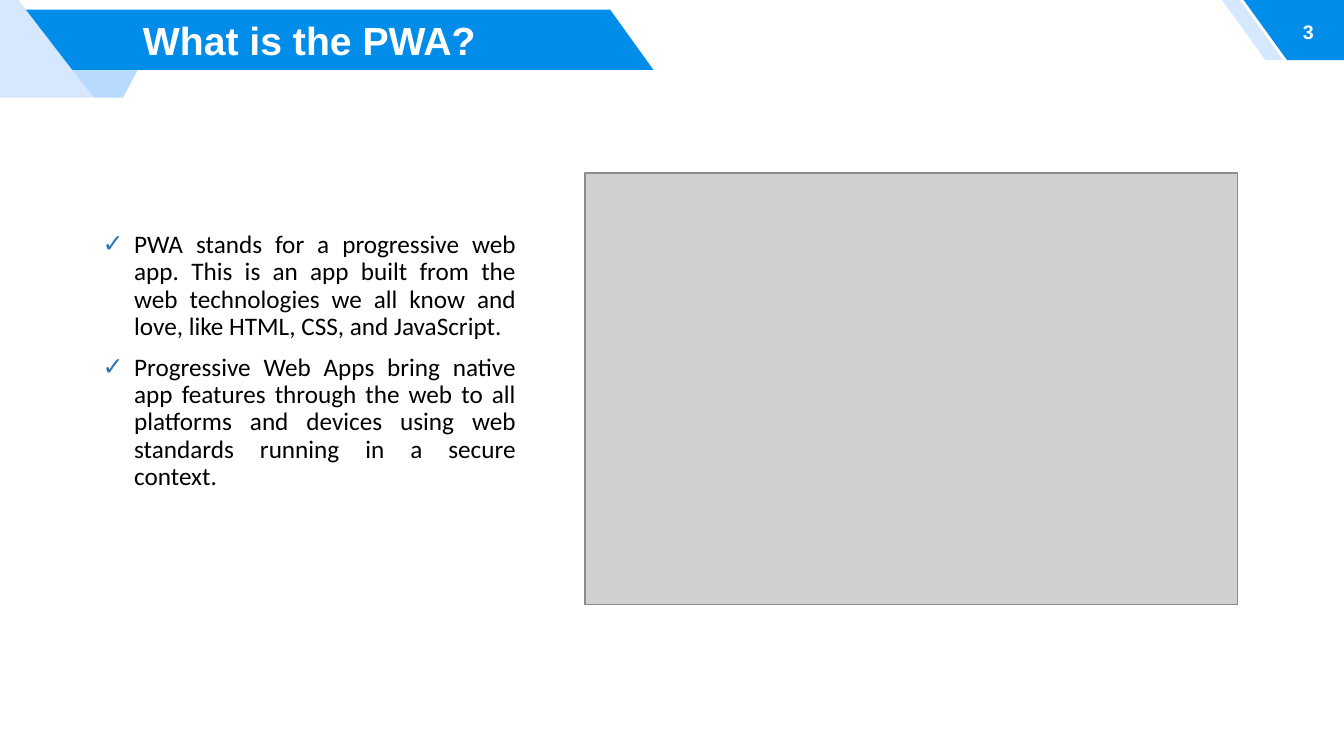
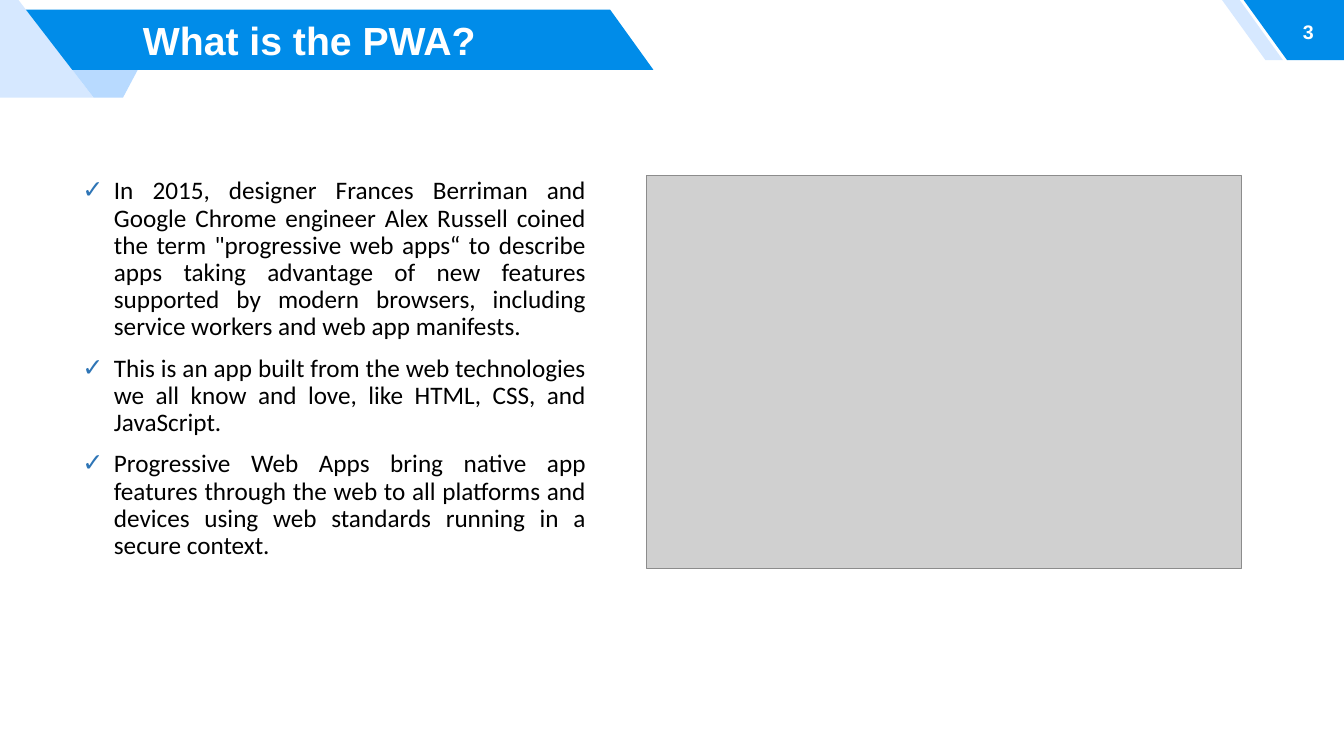
Before and after one commit to thanhnv011094/thuyet-trinh-pwa, a slide deck: slide 3 of PWA.pptx. Drawn at 1344x756 pixels with LibreOffice and Linux fonts; fonts in the diff are those of the drawing; grey boxes stand for pictures; background and template pictures are left out. Boxes give left, top, right and bottom in pixels: in the first picture for what was removed or moved away, otherwise in the second. Text is boxed around its words. In the diff, an @@ line names an element or a change of style, - is before the commit and + after.

Commit message:
update powerpoint

```diff
--- a/PWA.pptx
+++ b/PWA.pptx
@@ text "In 2015, designer Frances Berriman ...": place and size @@
-text "In 2015, designer Frances Berriman ..." at bbox=[134, 235, 516, 485]
+text "In 2015, designer Frances Berriman ..." at bbox=[114, 181, 586, 555]
@@ picture: place and size @@
-picture at bbox=[585, 173, 1238, 605]
+picture at bbox=[646, 175, 1241, 569]
@@ text at bbox=[114, 181, 586, 435]: text changed @@
-✓ PWA stands for a progressive web app. This is an app built from the web technologies we all know and love, like HTML, CSS, and JavaScript.
+✓ In 2015, designer Frances Berriman and Google Chrome engineer Alex Russell coined the term "progressive web apps“ to describe apps taking advantage of new features supported by modern browsers, including service workers and web app manifests.
+✓ This is an app built from the web technologies we all know and love, like HTML, CSS, and JavaScript.
```
Also in this commit, not shown: 3 other slides changed, 1 slide added.
